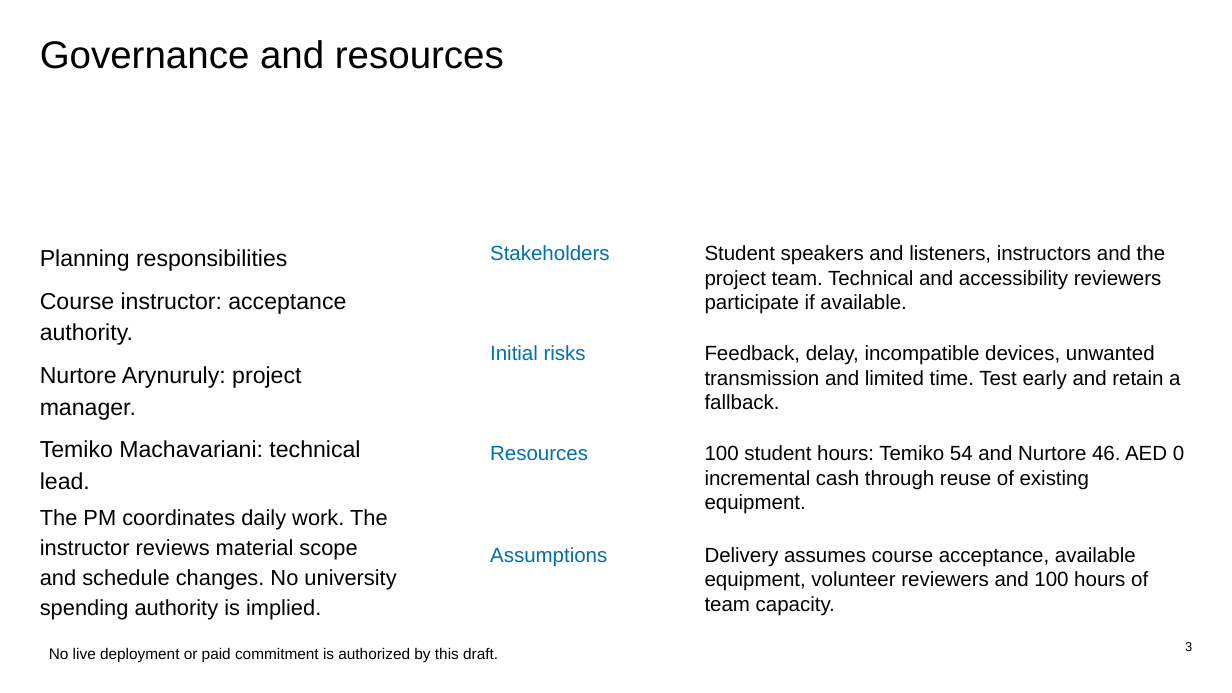
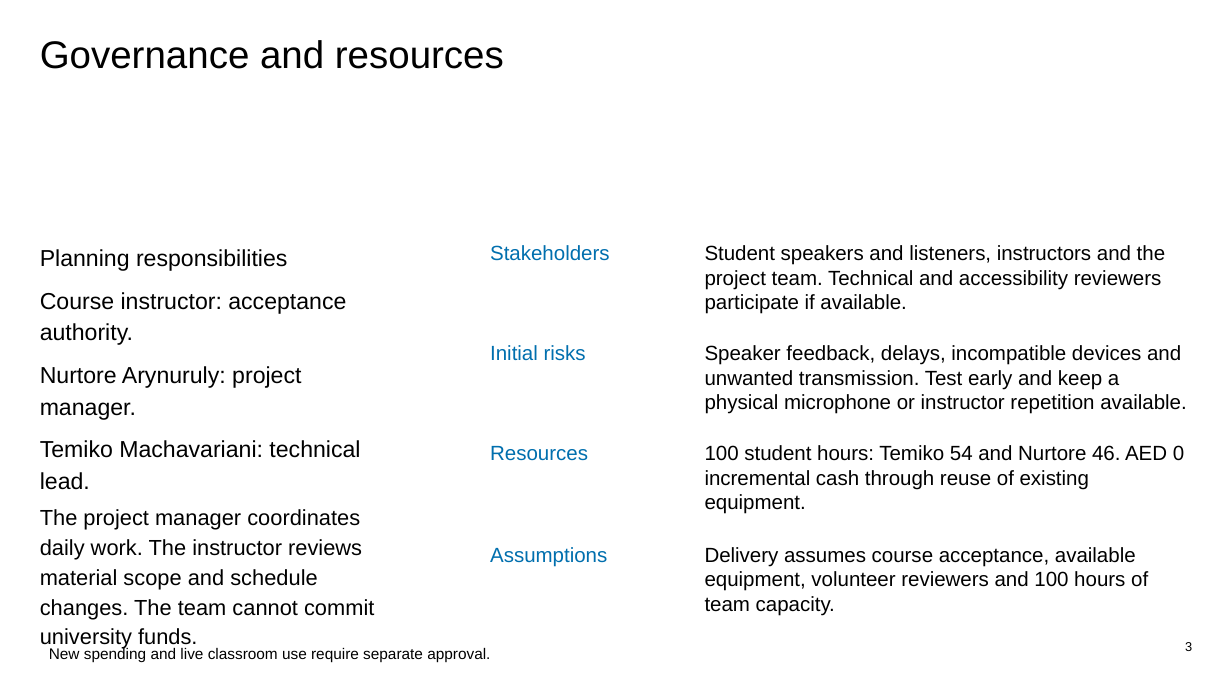
Before and after one commit to GravityCodez/project-managment, a slide deck: slide 3 of submissions/initial-phases/C_Charter/ClassMic_C1_Three_Slides.pptx. Drawn at 1232x693 pixels with LibreOffice and Linux fonts; fonts in the diff are those of the drawing. Boxes give left, top, right and bottom in pixels: in the first picture for what was removed or moved away, otherwise in the second. Text is boxed around its words. In the diff, an @@ line names an element or a change of style, - is before the commit and + after.

```diff
--- a/submissions/initial-phases/C_Charter/ClassMic_C1_Three_Slides.pptx
+++ b/submissions/initial-phases/C_Charter/ClassMic_C1_Three_Slides.pptx
@@ text at [705, 345, 1186, 414]: text changed @@
-Feedback, delay, incompatible devices, unwanted transmission and limited time. Test early and retain a fallback.
+Speaker feedback, delays, incompatible devices and unwanted transmission. Test early and keep a physical microphone or instructor repetition available.
@@ text at [40, 509, 374, 619]: text changed @@
-The PM coordinates daily work. The instructor reviews material scope and schedule changes. No university spending authority is implied.
+The project manager coordinates daily work. The instructor reviews material scope and schedule changes. The team cannot commit university funds.
@@ text at [49, 647, 490, 663]: text changed @@
-No live deployment or paid commitment is authorized by this draft.
+New spending and live classroom use require separate approval.
```
Also in this commit, not shown: 2 other slides changed, 32 other files.
